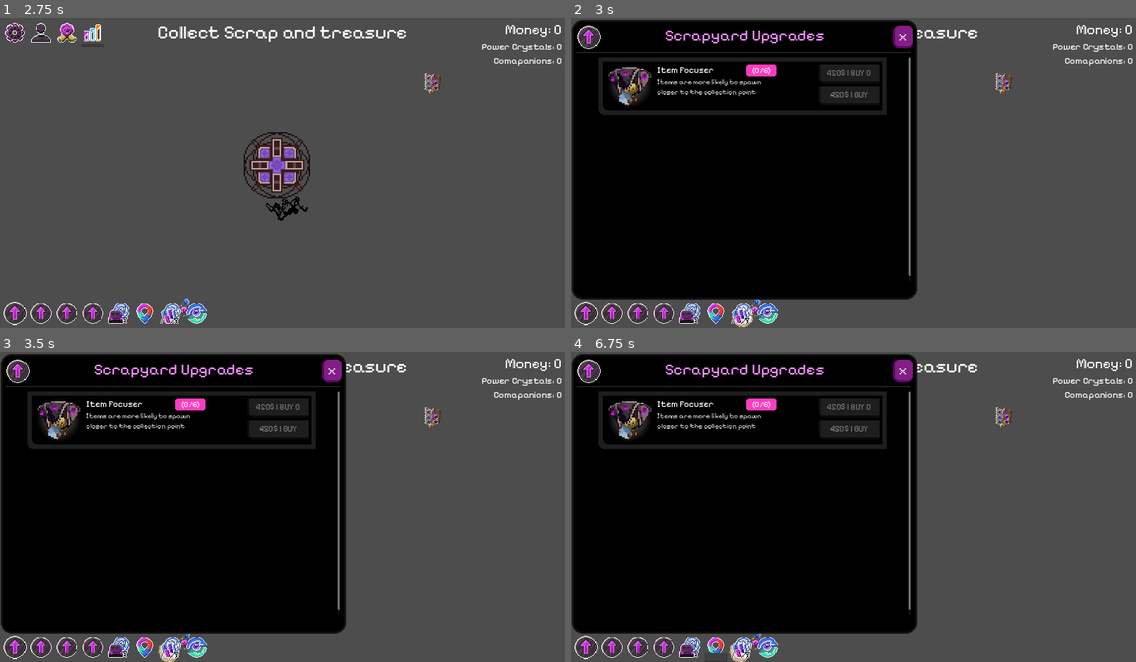
Above: before the commit, frames 1-4 (two rows, left to right).
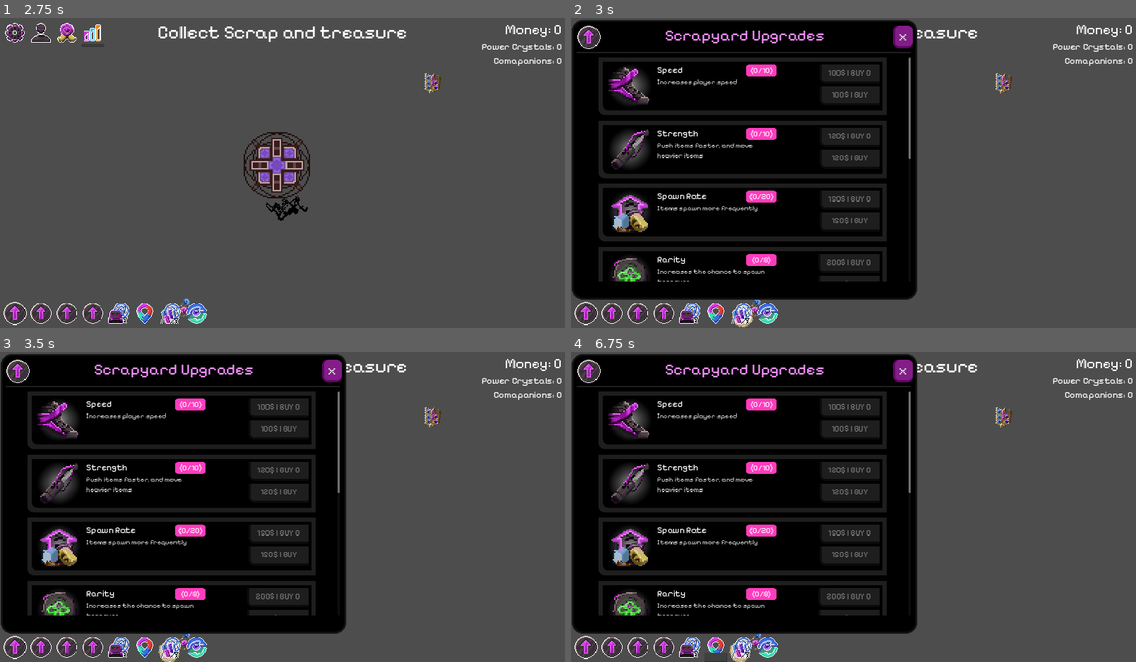
Above: after the commit, the same moments.

Repository: NathanHeaton/Robo-revolution
Game: Godot game, scene res://main.tscn
The game is run twice, just before and just after one commit, with the same random seed, the same clock (stepped at 60 frames per second) and the same inputs.
Inputs (mouse positions are in pixels of both pictures, inside the frame that each line leads up to):
- Up to frame 1 (2.75 s): click (39, 33) at 0.5 s; click (67, 33) at 1.25 s; click (90, 33) at 2 s
- Up to frame 2 (3 s): click (587, 312) at 2.75 s
- Up to frame 3 (3.5 s): no input
- Up to frame 4 (6.75 s): click (610, 646) at 3.5 s; click (638, 646) at 4.25 s; click (661, 646) at 5 s; click (689, 646) at 5.75 s; click (717, 646) at 6.5 s

Frame 1 is identical in both runs. In frame 2, 11% of the frame differs, in the area x 4-61%, y 15-85%; in frame 3, 11%; in frame 4, 11%.

Commit message:
change formula for calculation because it was wrong max upgrades now works as intended

Diff:
--- a/robo-revolution/hud.gd
+++ b/robo-revolution/hud.gd
@@ -48,11 +48,7 @@
 
 func generate_scrapyard_upgrades() -> void:
 	var Scrapyard_Upgrades: Dictionary = UpgradeData.upgrades["Scrapyard"].duplicate() # might need to change if alter dict values
-	var card = upgrade_card_scene.instantiate()
-	var upgrade = "ItemFocuser"
-	$Scrapyard_upgrade_panel/Scrapyard_content/ScrollContainer/Upgrades.add_child(card)
-	card.get_inital_data(Scrapyard_Upgrades[ …(298 unchanged characters)…
-	#for upgrade in Scrapyard_Upgrades:
-		#var card = upgrade_card_scene.instantiate()
-		#$Scrapyard_upgrade_panel/Scrapyard_content/ScrollContainer/Upgrades.add_child(card)
-		#card.get_inital_data(Scrapyard_Upgrades[upgrade].get("description"),Scrapyard_Upgrades[upgrade].get("base_cost"),Scrapyard_Upgrades[upgrade].get("cost_scaling"),Scrapyard_Upgrades[upgrade].get("level"),Scrapyard_Upgrades[upgrade].get("max_level"),Scrapyard_Upgrades[upgrade].get("sprite_position"),Scrapyard_Upgrades[upgrade].get("name"))
+	for upgrade in Scrapyard_Upgrades:
+		var card = upgrade_card_scene.instantiate()
+		$Scrapyard_upgrade_panel/Scrapyard_content/ScrollContainer/Upgrades.add_child(card)
+		card.get_inital_data(Scrapyard_Upgrades[ …(298 unchanged characters)…
--- a/robo-revolution/upgrade_card.gd
+++ b/robo-revolution/upgrade_card.gd
@@ -59,13 +59,15 @@
 	if(current_money > 0):
 		var var1:float= current_money/cost
 
-		buyable_levels = int(log(var1) / log(float(scaling))+1)
-		buyable_levels =clamp(buyable_levels,0,max_level)
+		buyable_levels = log(((scaling-1)*current_money)/cost) / log(scaling) + 1
+		affordable_price = current_money/buyable_levels
+		buyable_levels =clamp(int(buyable_levels),0,max_level)
 	print(buyable_levels)
+	print(scaling)
 
 	affordable_price = cost * (scaling ** (buyable_levels -1))
-	affordable_price = int(float(affordable_price)*100.0)
-	affordable_price = float(affordable_price/100.0)
+
+	affordable_price = snapped(affordable_price, 0.01)
 
 	if(buyable_levels == 0):
 		affordable_price = cost
--- a/robo-revolution/upgrade_data.gd
+++ b/robo-revolution/upgrade_data.gd
@@ -69,7 +69,7 @@
 			"level": 0,
 			"max_level": 5,
 			"base_cost": 1000,
-			"cost_scaling": 1.8,
+			"cost_scaling": 1.7,
 			"type": "custom",
 			"first_upgrade": true,
 			"first_description": "Robot can now combo giving multiplier on sales",
